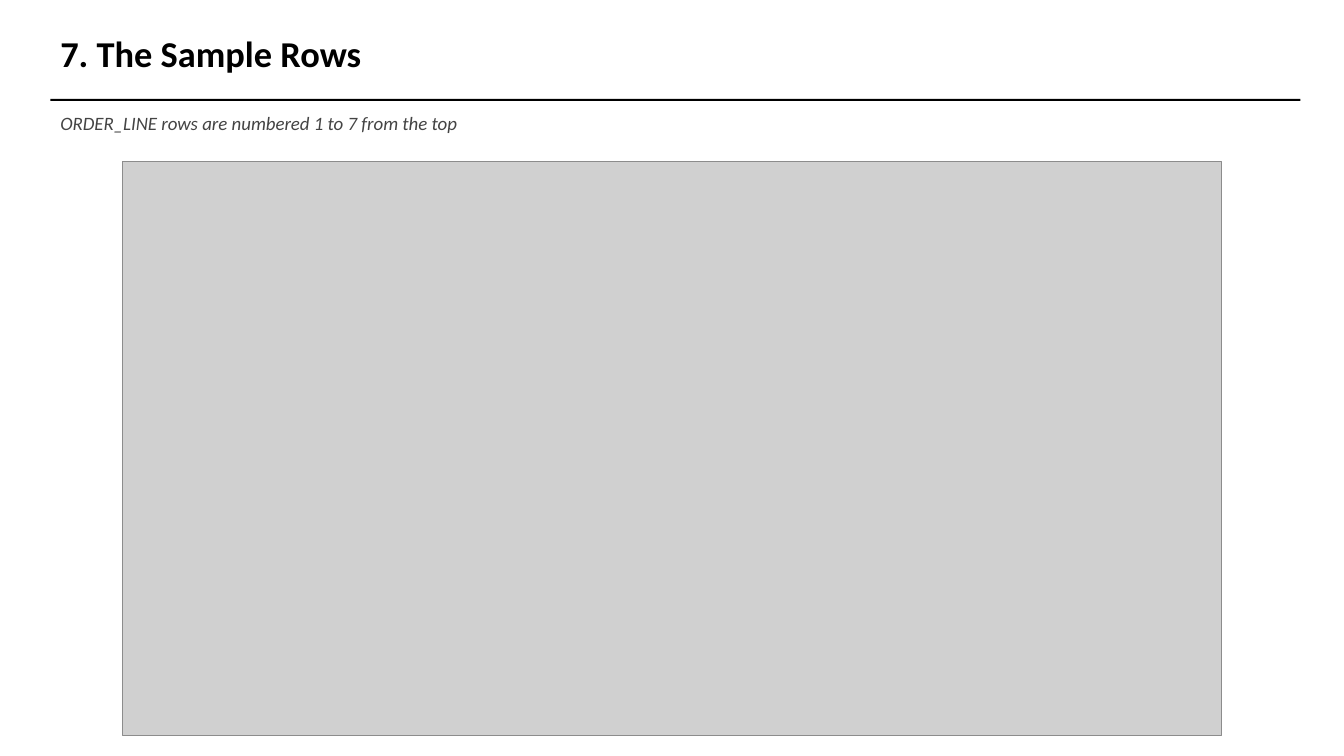
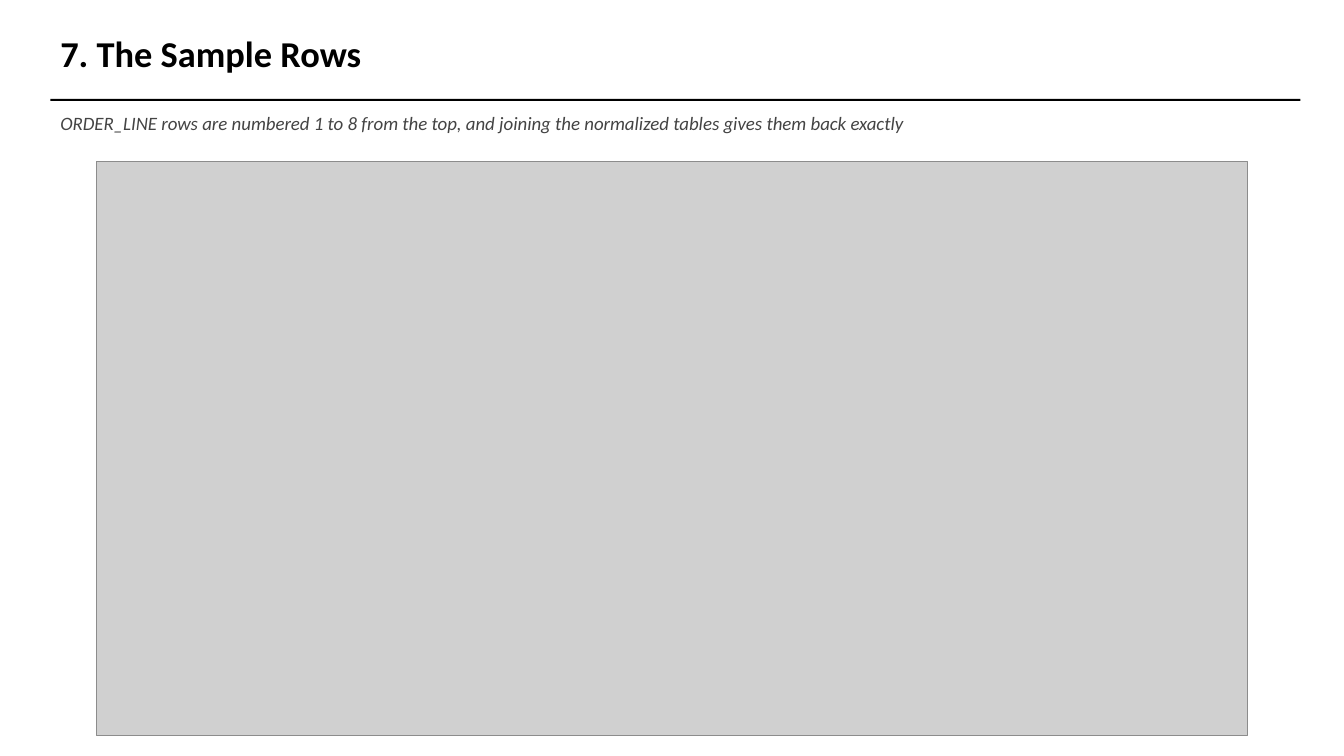
Before and after one commit to AviDhandhania/warehouse-supply-chain-dbms, a slide deck: slide 16 of presentation/DA1_Presentation.pptx (slide 17 before the commit). Drawn at 1344x756 pixels with LibreOffice and Linux fonts; fonts in the diff are those of the drawing; grey boxes stand for pictures. Boxes give left, top, right and bottom in pixels: in the first picture for what was removed or moved away, otherwise in the second. Text is boxed around its words. In the diff, an @@ line names an element or a change of style, - is before the commit and + after.

```diff
--- a/presentation/DA1_Presentation.pptx
+++ b/presentation/DA1_Presentation.pptx
@@ text at <box>60,117,904,133</box>: text changed @@
-ORDER_LINE rows are numbered 1 to 7 from the top
+ORDER_LINE rows are numbered 1 to 8 from the top, and joining the normalized tables gives them back exactly
@@ picture: place and size @@
-picture at <box>123,161,1222,736</box>
+picture at <box>97,161,1248,736</box>
```
Also in this commit, not shown: 9 other slides changed, 1 slide removed, 14 other files.
